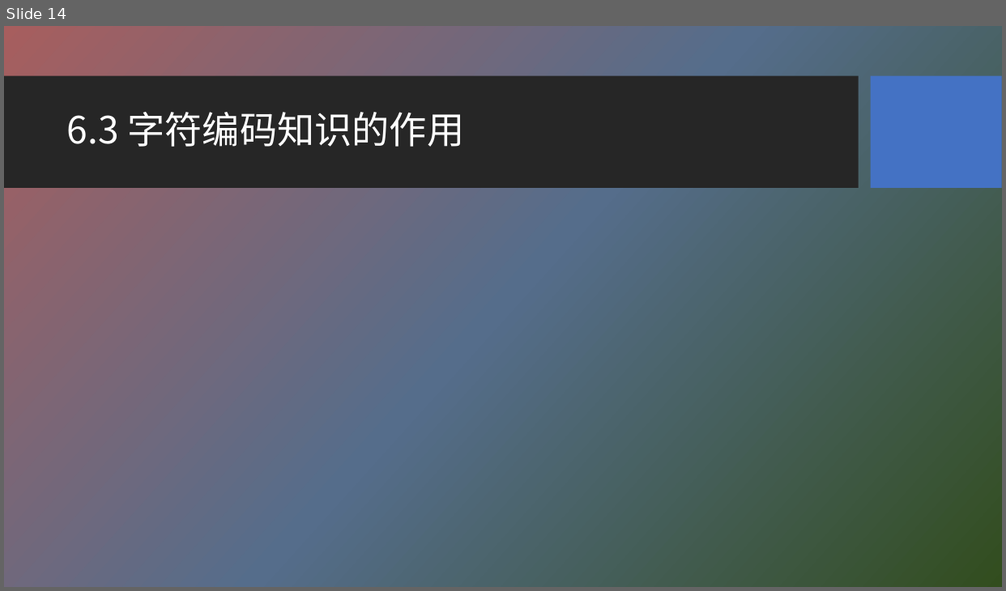
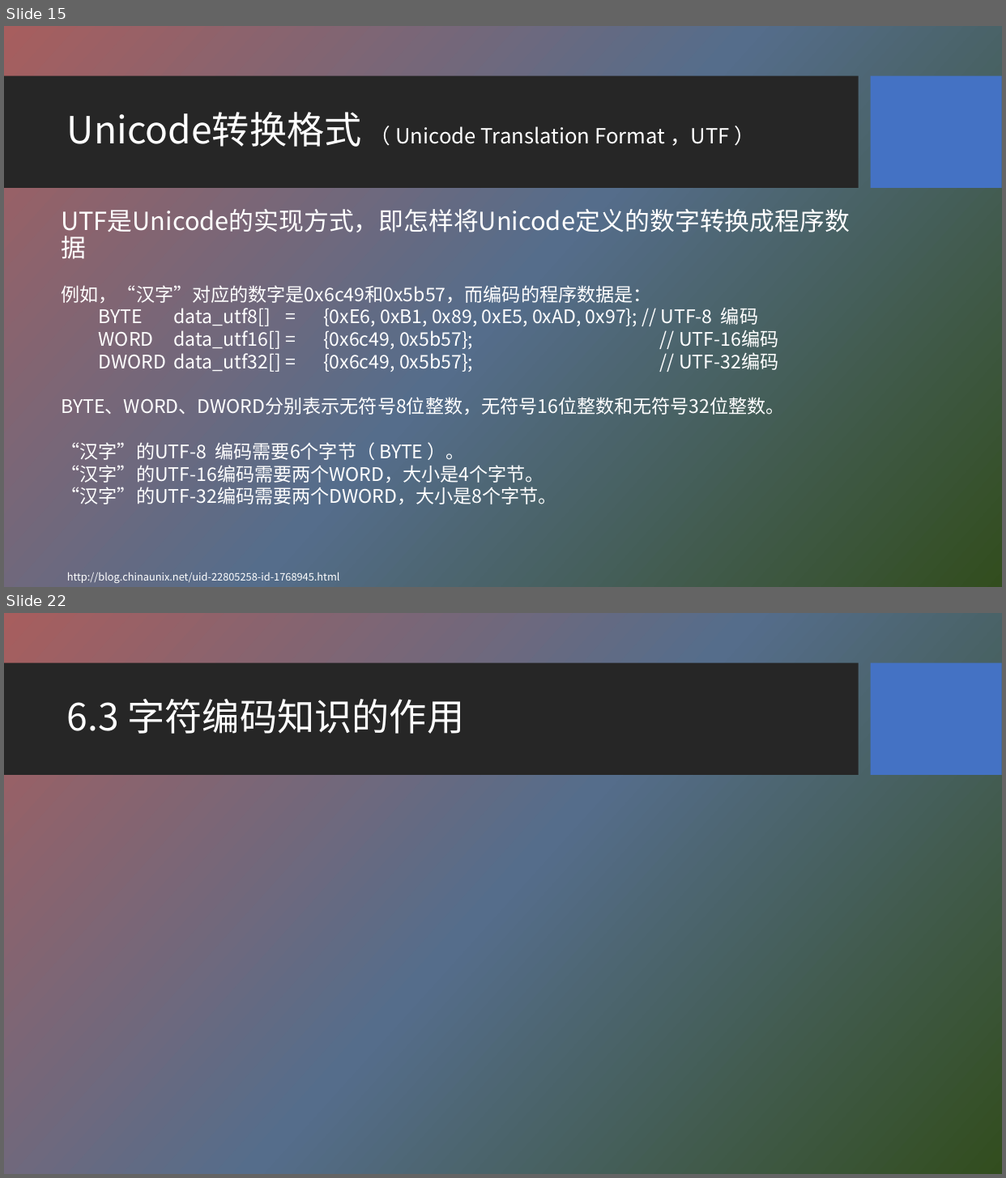
Before and after one commit to HBU/NLP_PPT, a slide deck: PPT-2020/ch06 字符编码与字频统计.pptx. Shown one above the other, each under a label of ours: slide 14 before the commit, slides 15 and 22 after it; the slides between them are not shown. The pictures are 1006x591 and 1006x1178 pixels, drawn with LibreOffice and Linux fonts; fonts in the diff are those of the drawing; background and template pictures are left out. Boxes give left, top, right and bottom in pixels: in the first picture for what was removed or moved away, otherwise in the second. Text is boxed around its words. In the diff, an @@ line names an element or a change of style, - is before the commit and + after.

```diff
--- a/PPT-2020/ch06 字符编码与字频统计.pptx
+++ b/PPT-2020/ch06 字符编码与字频统计.pptx
@@ slide 15 added at (x1=4, y1=26, x2=1002, y2=587), background picture (left out); not listed: 2 template elements that a slide beside it also shows @@
@@ title added at (x1=67, y1=112, x2=730, y2=147), 20 pt, text #FFFFFF @@
+Unicode转换格式 （ Unicode Translation Format ，UTF ）
@@ text added at (x1=61, y1=205, x2=850, y2=237), 24 pt, text #FFFFFF @@
+UTF是Unicode的实现方式，即怎样将Unicode定义的数字转换成程序数据
@@ text added at (x1=62, y1=285, x2=785, y2=505), 18 pt, text #FFFFFF @@
+例如，“汉字”对应的数字是0x6c49和0x5b57，而编码的程序数据是：
+BYTE data_utf8[] = {0xE6, 0xB1, 0x89, 0xE5, 0xAD, 0x97}; // UTF-8 编码
+WORD data_utf16[] = {0x6c49, 0x5b57}; // UTF-16编码
+DWORD data_utf32[] = {0x6c49, 0x5b57}; // UTF-32编码
+BYTE、WORD、DWORD分别表示无符号8位整数，无符号16位整数和无符号32位整数。
+“汉字”的UTF-8 编码需要6个字节（ BYTE ）。
+“汉字”的UTF-16编码需要两个WORD，大小是4个字节。
+“汉字”的UTF-32编码需要两个DWORD，大小是8个字节。
@@ text added at (x1=67, y1=572, x2=340, y2=583), 10 pt, text #FFFFFF @@
+http://blog.chinaunix.net/uid-22805258-id-1768945.html
@@ what was slide 14 is now slide 22 @@
```
Also in this commit, not shown: 8 slides changed, 7 other slides added.
